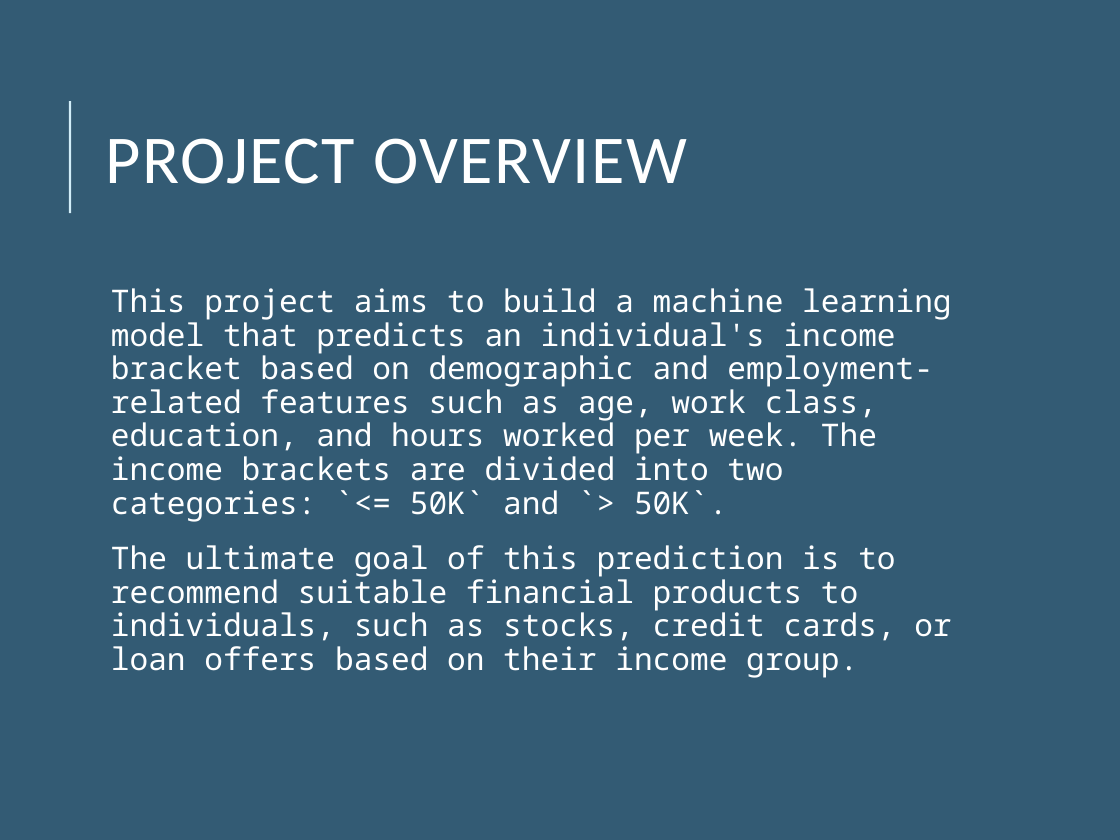
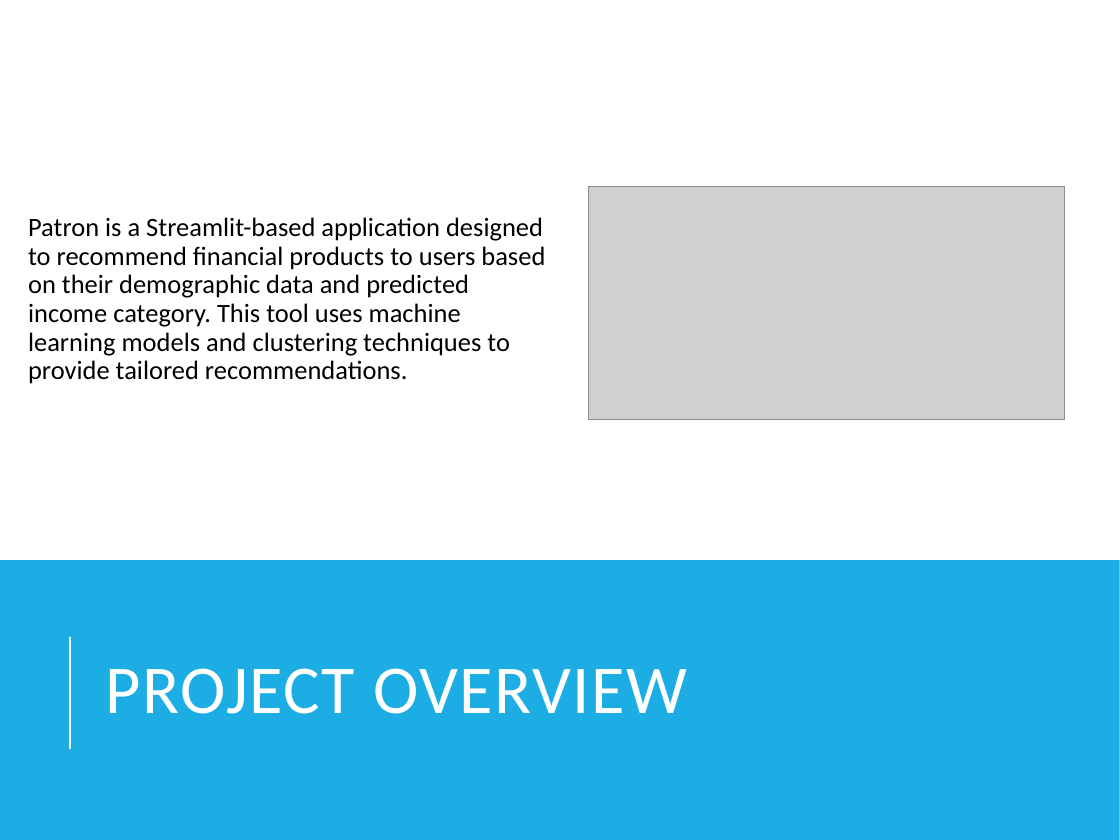
Before and after one commit to bhargavddb/Brainstation_Final_Project, a slide deck: slide 2 of docs_and_Presentation/Financial_Product_Recommendation_Presentation_Detailed2.pptx. Drawn at 1120x840 pixels with LibreOffice and Linux fonts; fonts in the diff are those of the drawing; grey boxes stand for pictures; background and template pictures are left out. Boxes give left, top, right and bottom in pixels: in the first picture for what was removed or moved away, otherwise in the second. Text is boxed around its words. In the diff, an @@ line names an element or a change of style, - is before the commit and + after.

```diff
--- a/docs_and_Presentation/Financial_Product_Recommendation_Presentation_Detailed2.pptx
+++ b/docs_and_Presentation/Financial_Product_Recommendation_Presentation_Detailed2.pptx
@@ background picture (left out) to #FFFFFF @@
@@ text "Patron is a Streamlit-based application ..." at bbox=[28, 217, 545, 384]: vertical alignment top to middle @@
@@ line removed from (69, 213) to (69, 101) @@
@@ line removed from (69, 213) to (69, 101) @@
@@ picture added at bbox=[589, 187, 1065, 420] @@
@@ text at bbox=[28, 217, 545, 384]: text changed; size 20 to 17 pt; font Noto Sans Mono to Calibri; text colour #FFFFFF to #000000 @@
-  This project aims to build a machine learning model that predicts an individual's income bracket based on demographic and employment-related features such as age, work class, education, and hours worked per week. The income brackets are divided into two categories: `<= 50K` and `> 50K`.
-  The ultimate goal of this prediction is to recommend suitable financial products to individuals, such as stocks, credit cards, or loan offers based on their income group.
+  Patron is a Streamlit-based application designed to recommend financial products to users based on their demographic data and predicted income category. This tool uses machine learning models and clustering techniques to provide tailored recommendations.
@@ rectangle added at bbox=[0, 560, 1120, 840], fill #1CADE4 @@
@@ title "PROJECT OVERVIEW": place and size @@
-title "PROJECT OVERVIEW" at bbox=[105, 138, 688, 184]
+title "PROJECT OVERVIEW" at bbox=[105, 668, 688, 714]
@@ line added from (69, 749) to (69, 637), #FFFFFF 1.5 pt @@
```
Also in this commit, not shown: 4 other slides changed, 1 slide added, 3 other files.
